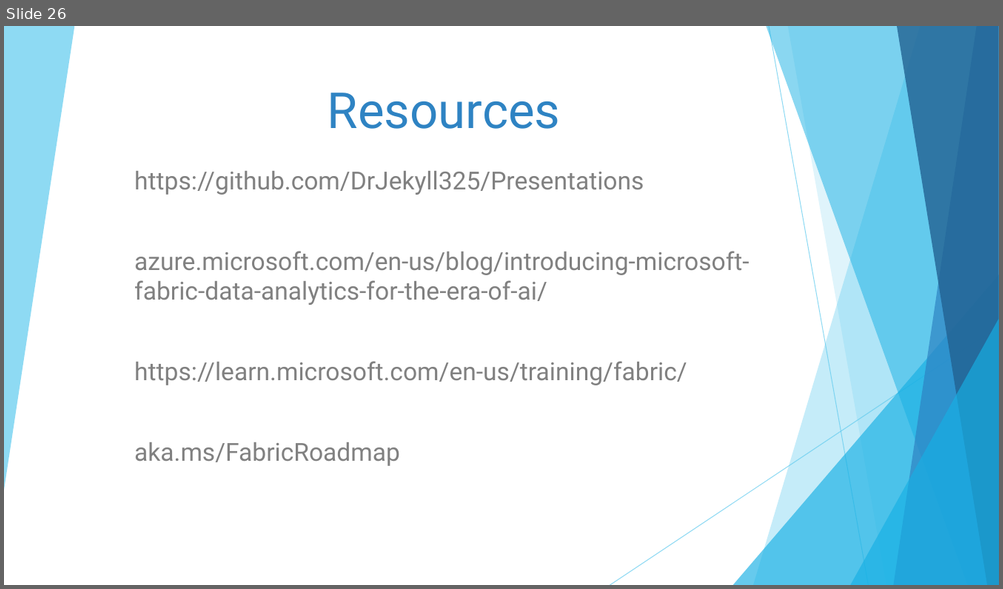
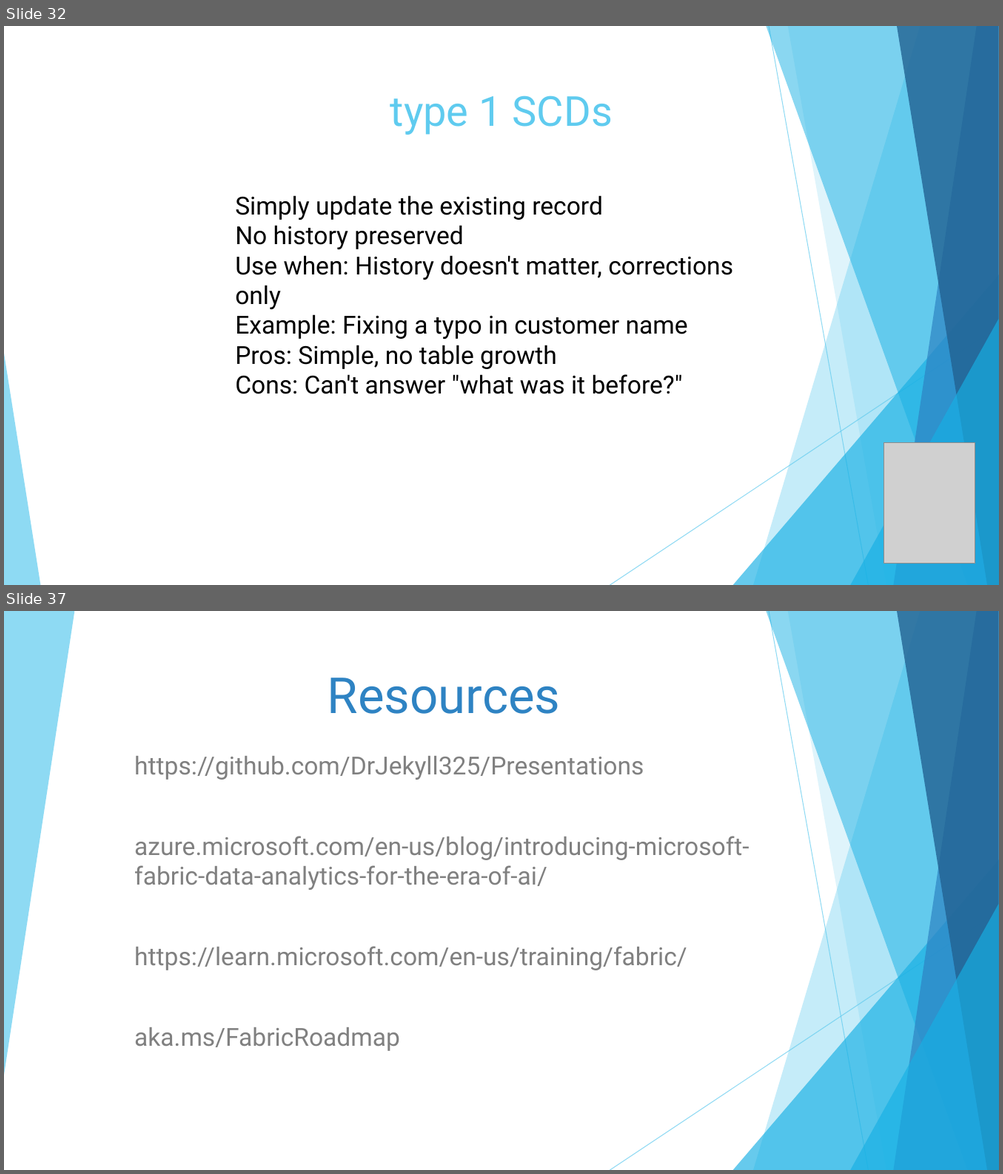
Before and after one commit to DrJekyll325/Presentations, a slide deck: General Data Warehousing/20260627 - SQL Saturday Austin - A Gentle (Re-) Introduction to Dimensional Modeling.pptx. Shown one above the other, each under a label of ours: slide 26 before the commit, slides 32 and 37 after it; the slides between them are not shown. The pictures are 1003x589 and 1003x1174 pixels, drawn with LibreOffice and Linux fonts; fonts in the diff are those of the drawing; grey boxes stand for pictures. Boxes give left, top, right and bottom in pixels: in the first picture for what was removed or moved away, otherwise in the second. Text is boxed around its words. In the diff, an @@ line names an element or a change of style, - is before the commit and + after.

```diff
--- a/General Data Warehousing/20260627 - SQL Saturday Austin - A Gentle (Re-) Introduction to Dimensional Modeling.pptx
+++ b/General Data Warehousing/20260627 - SQL Saturday Austin - A Gentle (Re-) Introduction to Dimensional Modeling.pptx
@@ slide 32 added at [4, 26, 999, 585], background #FFFFFF; not listed: 9 template elements that a slide beside it also shows @@
@@ title added at [390, 96, 612, 135], 40 pt, text #5FCBEF @@
+type 1 SCDs
@@ text added at [235, 195, 733, 395], 24 pt, text #000000 @@
+Simply update the existing record
+No history preserved
+Use when: History doesn't matter, corrections only
+Example: Fixing a typo in customer name
+Pros: Simple, no table growth
+Cons: Can't answer "what was it before?"
@@ triangle added at [4, 354, 40, 585], fill #5FCBEF at 70% opacity @@
@@ picture added at [884, 444, 976, 565] @@
@@ what was slide 26 is now slide 37 @@
```
Also in this commit, not shown: 1 slide changed, 33 other slides added, 23 slides removed, 1 other file.
